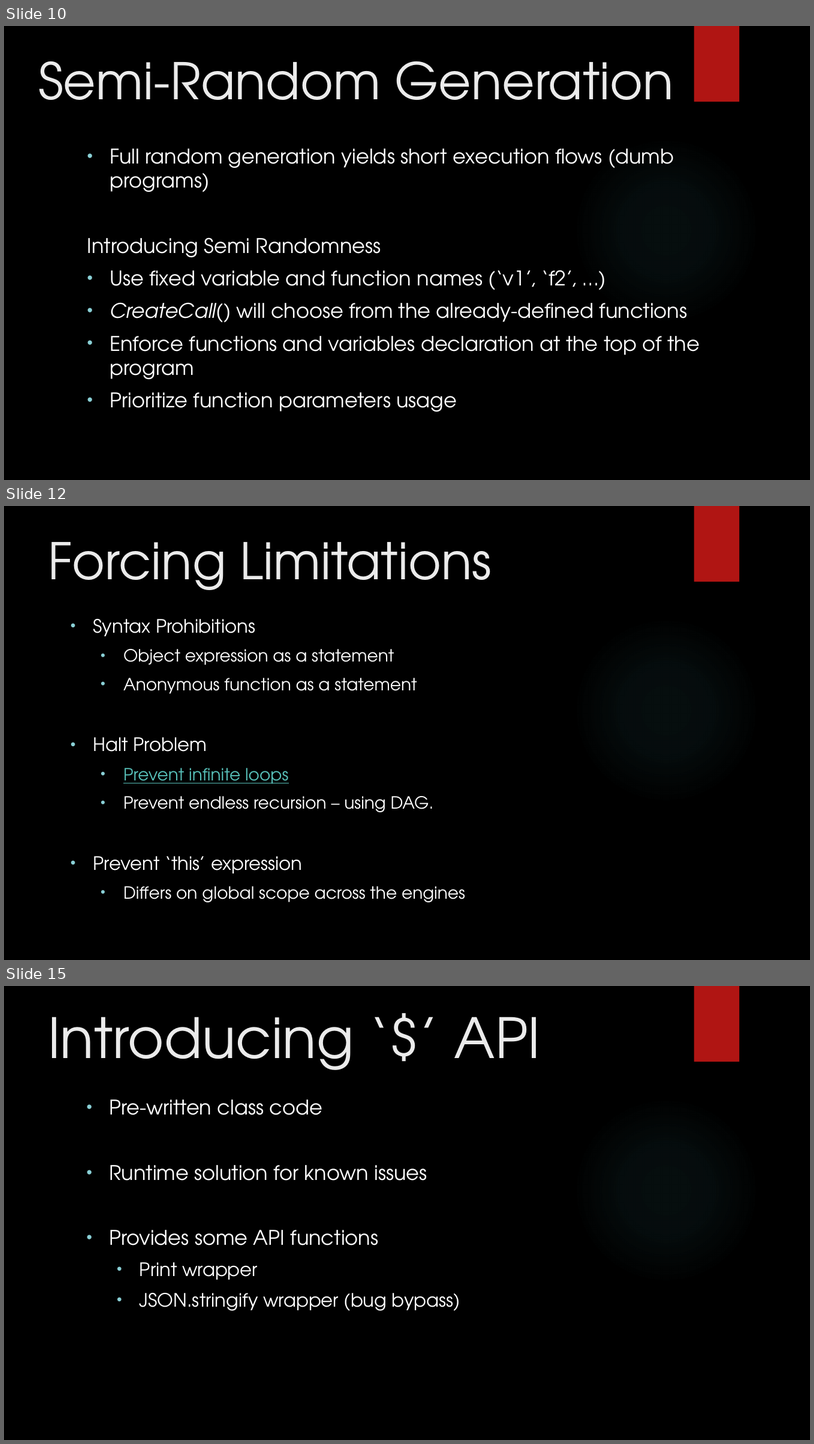
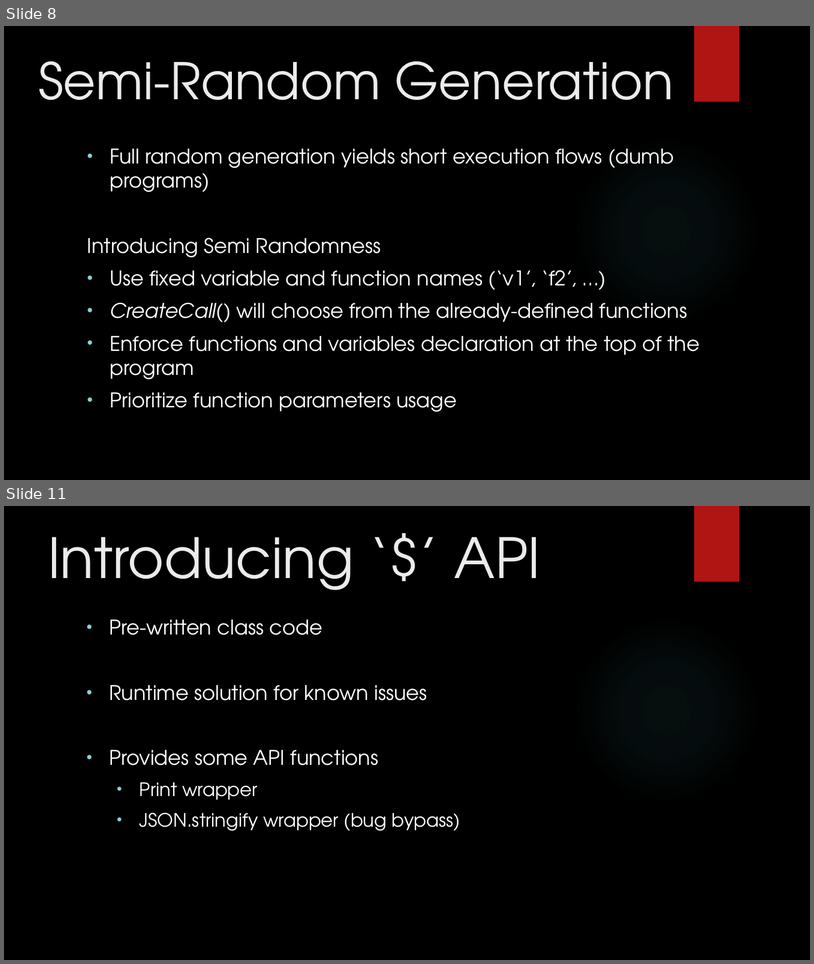
Before and after one commit to itzik-bd/jsfuzzer, a slide deck: misc/ppt/Final Presentation.pptx. Shown one above the other, each under a label of ours: slides 10, 12 and 15 before the commit, slides 8 and 11 after it; the slides between them are not shown. The pictures are 814x1444 and 814x964 pixels, drawn with LibreOffice and Linux fonts; fonts in the diff are those of the drawing; background and template pictures are left out. Boxes give left, top, right and bottom in pixels: in the first picture for what was removed or moved away, otherwise in the second. Text is boxed around its words. In the diff, an @@ line names an element or a change of style, - is before the commit and + after.

```diff
--- a/misc/ppt/Final Presentation.pptx
+++ b/misc/ppt/Final Presentation.pptx
@@ slide 12 removed at (x1=4, y1=506, x2=810, y2=960), background picture (left out); not listed: 2 template elements that a slide beside it also shows @@
@@ text removed at (x1=48, y1=542, x2=492, y2=590) @@
-Forcing Limitations
@@ text removed at (x1=93, y1=619, x2=465, y2=902) @@
-    • Syntax Prohibitions
-      • Object expression as a statement
-      • Anonymous function as a statement
-    • Halt Problem
-      • Prevent infinite loops
-      • Prevent endless recursion – using DAG.
-    • Prevent ‘this’ expression
-      • Differs on global scope across the engines
@@ what was slide 10 is now slide 8 @@
@@ what was slide 15 is now slide 11 @@
```
Also in this commit, not shown: 7 slides changed, 4 slides added, 1 other slide removed.
